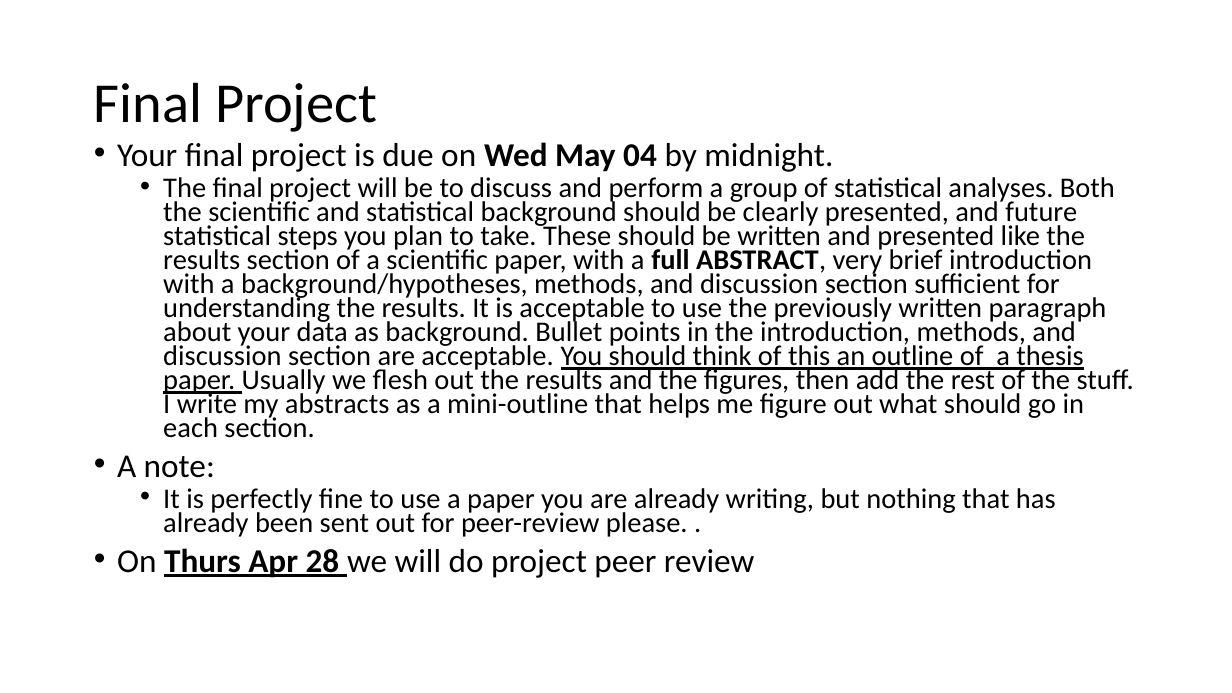
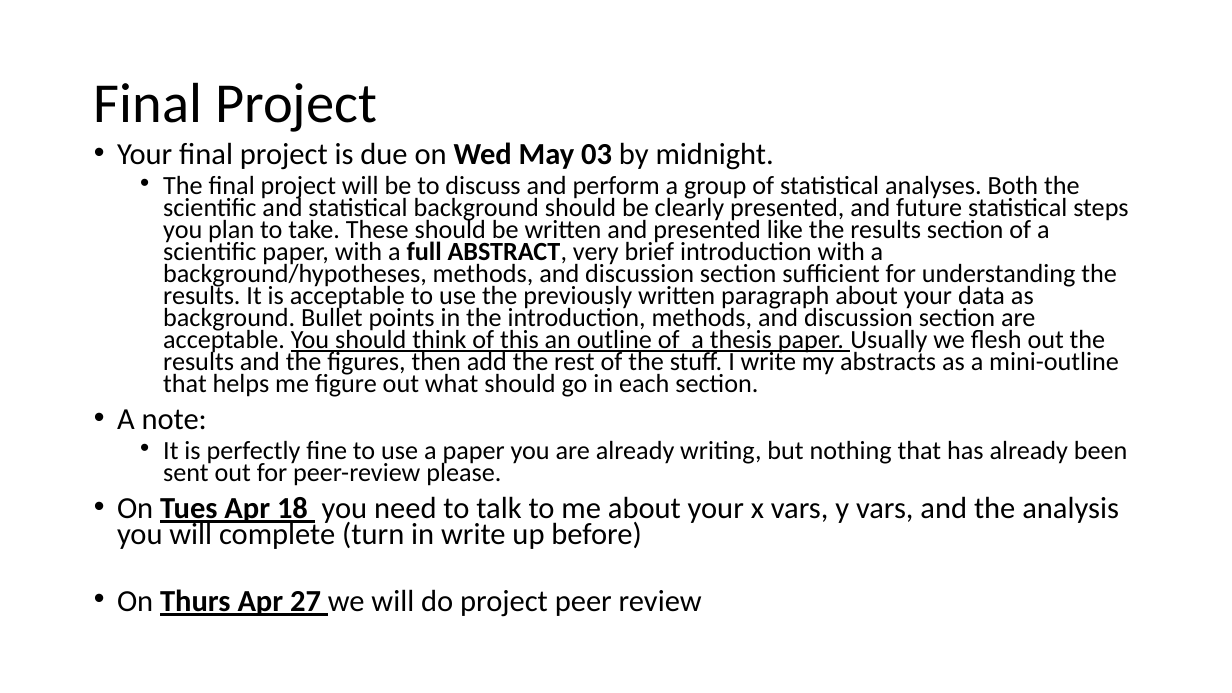
Before and after one commit to VTQuantMethodsEEB/klangwig, a slide deck: slide 3 of lectures/week_10_glms/le10_glms.pptx. Drawn at 1232x693 pixels with LibreOffice and Linux fonts; fonts in the diff are those of the drawing. Boxes give left, top, right and bottom in pixels: in the first picture for what was removed or moved away, otherwise in the second. Text is boxed around its words. In the diff, an @@ line names an element or a change of style, - is before the commit and + after.

```diff
--- a/lectures/week_10_glms/le10_glms.pptx
+++ b/lectures/week_10_glms/le10_glms.pptx
@@ text at bbox=[117, 142, 774, 170]: text changed; size 25.9 to 23.8 pt @@
-• Your final project is due on Wed May 04 by midnight.
+• Your final project is due on Wed May 03 by midnight.
@@ text at bbox=[117, 175, 1128, 430]: size 22.2 to 20.4 pt in "The final project will be to discuss ..."; size 25.9 to 23.8 pt in "A note:" @@
@@ text at bbox=[117, 440, 1128, 617]: text changed; size 22.2 to 23.8 pt @@
-  • It is perfectly fine to use a paper you are already writing, but nothing that has already been sent out for peer-review please. .
-• On Thurs Apr 28 we will do project peer review
+  • It is perfectly fine to use a paper you are already writing, but nothing that has already been sent out for peer-review please.
+• On Tues Apr 18 you need to talk to me about your x vars, y vars, and the analysis you will complete (turn in write up before)
+• On Thurs Apr 27 we will do project peer review
```
Also in this commit, not shown: 6 other slides changed, 5 other files.
